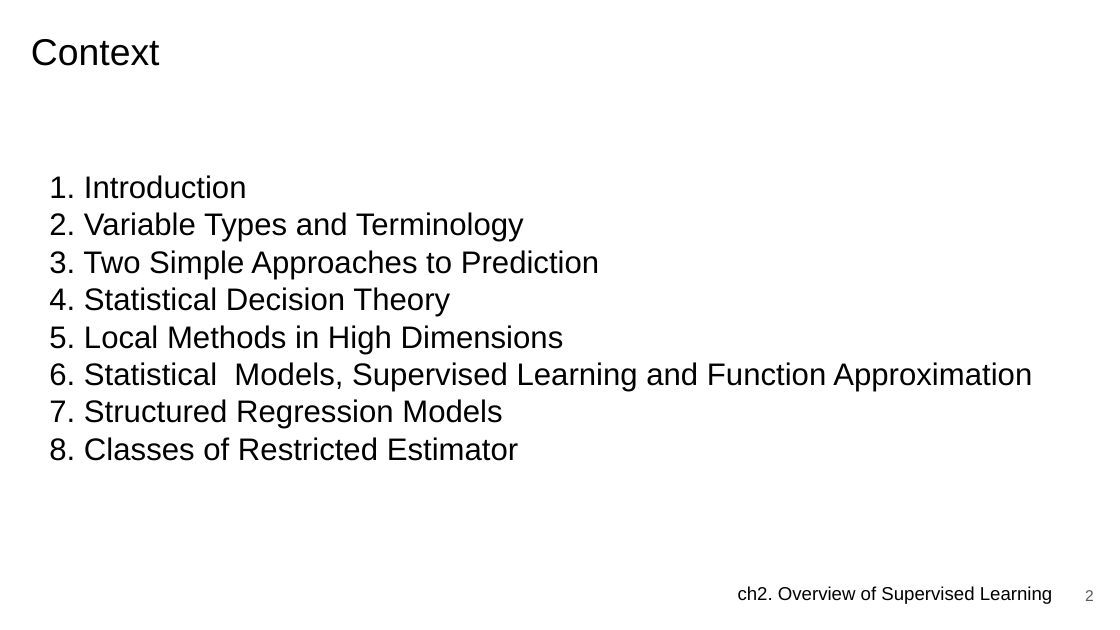
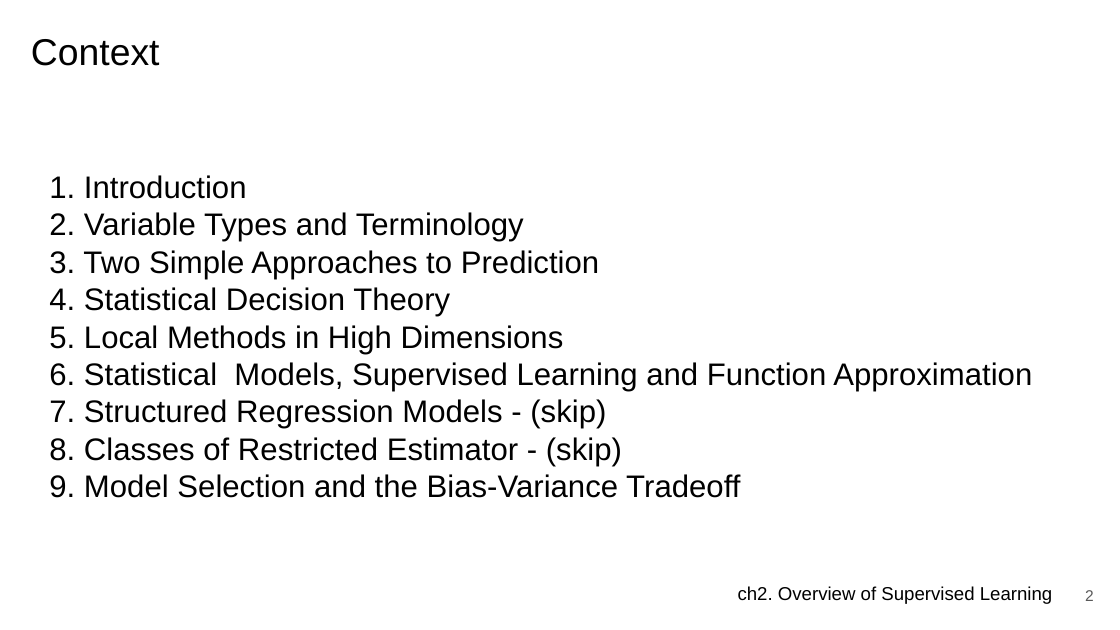
Before and after one commit to JerryKwon/ElemStatLearn-review, a slide deck: slide 2 of ch2. Supervised Learning/presentation/ch2. Overview of Supervised Learning.pptx. Drawn at 1120x630 pixels with LibreOffice and Linux fonts; fonts in the diff are those of the drawing. Boxes give left, top, right and bottom in pixels: in the first picture for what was removed or moved away, otherwise in the second. Text is boxed around its words. In the diff, an @@ line names an element or a change of style, - is before the commit and + after.

```diff
--- a/ch2. Supervised Learning/presentation/ch2. Overview of Supervised Learning.pptx
+++ b/ch2. Supervised Learning/presentation/ch2. Overview of Supervised Learning.pptx
@@ title at (49,399,740,498): text changed @@
-7. Structured Regression Models
-8. Classes of Restricted Estimator
+7. Structured Regression Models - (skip)
+8. Classes of Restricted Estimator - (skip)
+9. Model Selection and the Bias-Variance Tradeoff
```
Also in this commit, not shown: 8 other slides changed, 4 slides added, 4 slides removed.
